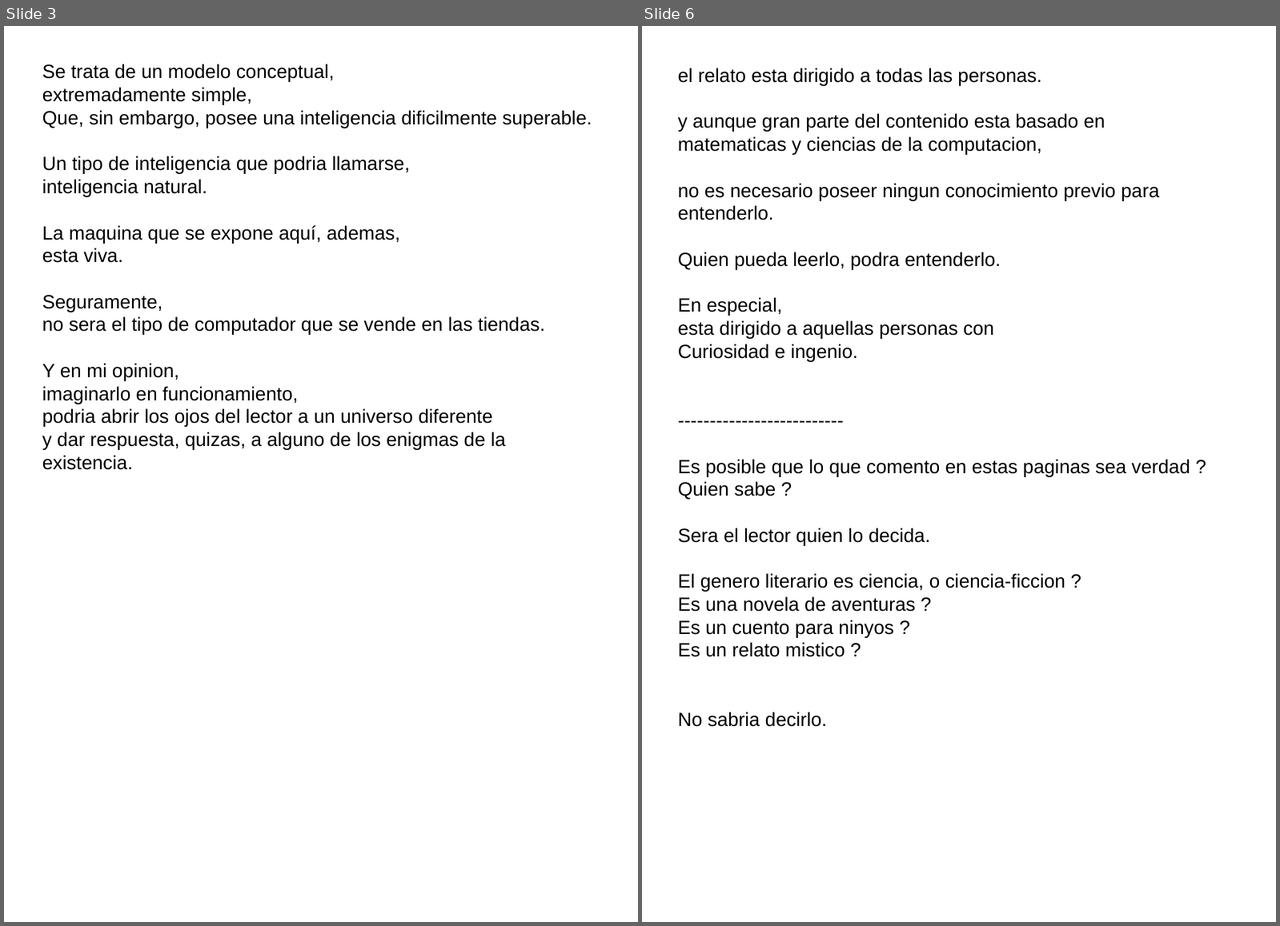
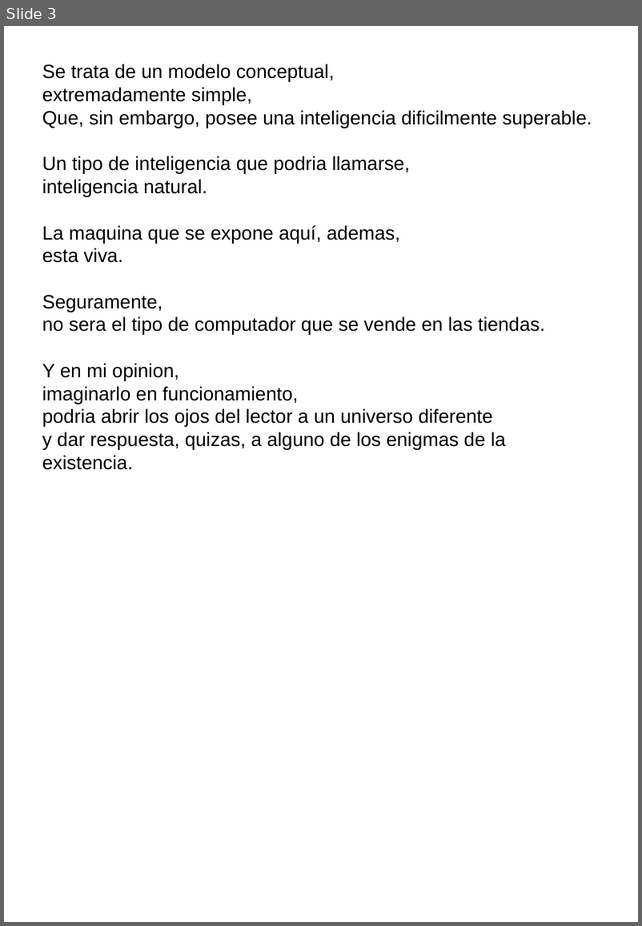
Before and after one commit to fabhrius/La-Cosa, a slide deck: capitulos/Prologo/Prologo.odp. Shown side by side, each under a label of ours: slides 3 and 6 before the commit, slide 3 after it; the slides between them are not shown. The pictures are 1280x926 and 642x926 pixels, drawn with LibreOffice and Linux fonts; fonts in the diff are those of the drawing. Boxes give left, top, right and bottom in pixels: in the first picture for what was removed or moved away, otherwise in the second. Text is boxed around its words. In the diff, an @@ line names an element or a change of style, - is before the commit and + after.

```diff
--- a/capitulos/Prologo/Prologo.odp
+++ b/capitulos/Prologo/Prologo.odp
@@ slide 6 removed at [642,26,1276,922], background #FFFFFF @@
@@ text removed at [678,68,1190,657] @@
-el relato esta dirigido a todas las personas.
-y aunque gran parte del contenido esta basado en
-matematicas y ciencias de la computacion,
-no es necesario poseer ningun conocimiento previo para entenderlo.
-Quien pueda leerlo, podra entenderlo.
-En especial,
-esta dirigido a aquellas personas con
-Curiosidad e ingenio.
---------------------------
-Es posible que lo que comento en estas paginas sea verdad ?
-Quien sabe ?
-Sera el lector quien lo decida.
-El genero literario es ciencia, o ciencia-ficcion ?
-Es una novela de aventuras ?
-Es un cuento para ninyos ?
-Es un relato mistico ?
-No sabria decirlo.
```
Also in this commit, not shown: 3 other slides removed, 3 other files.
